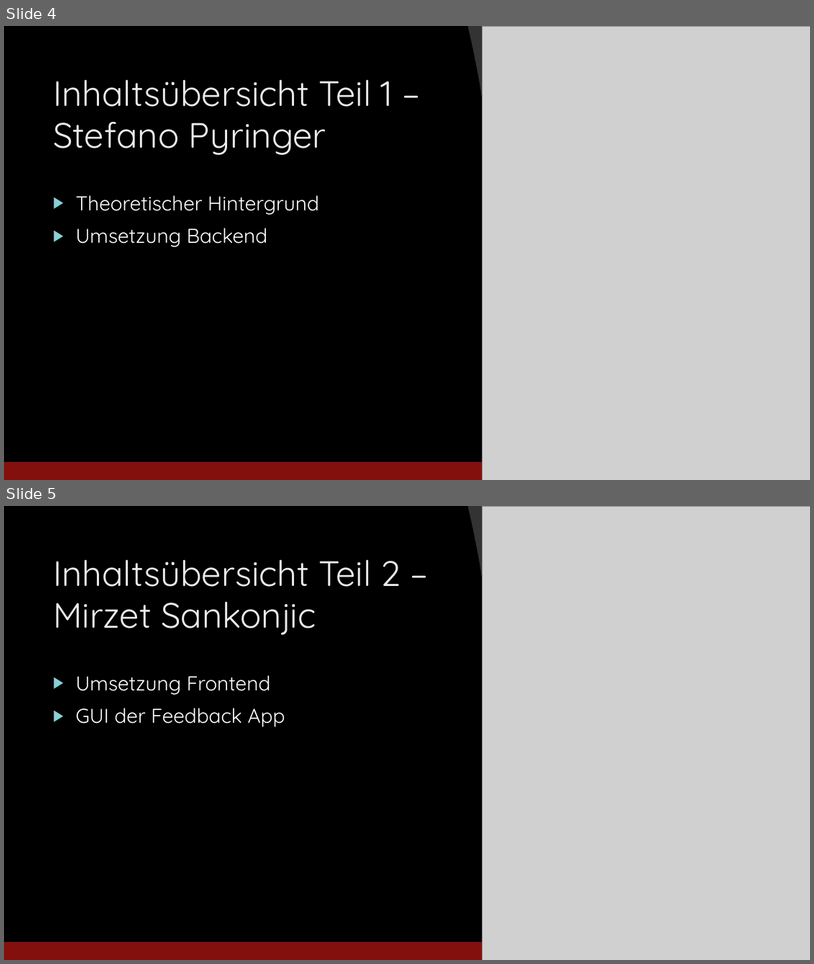
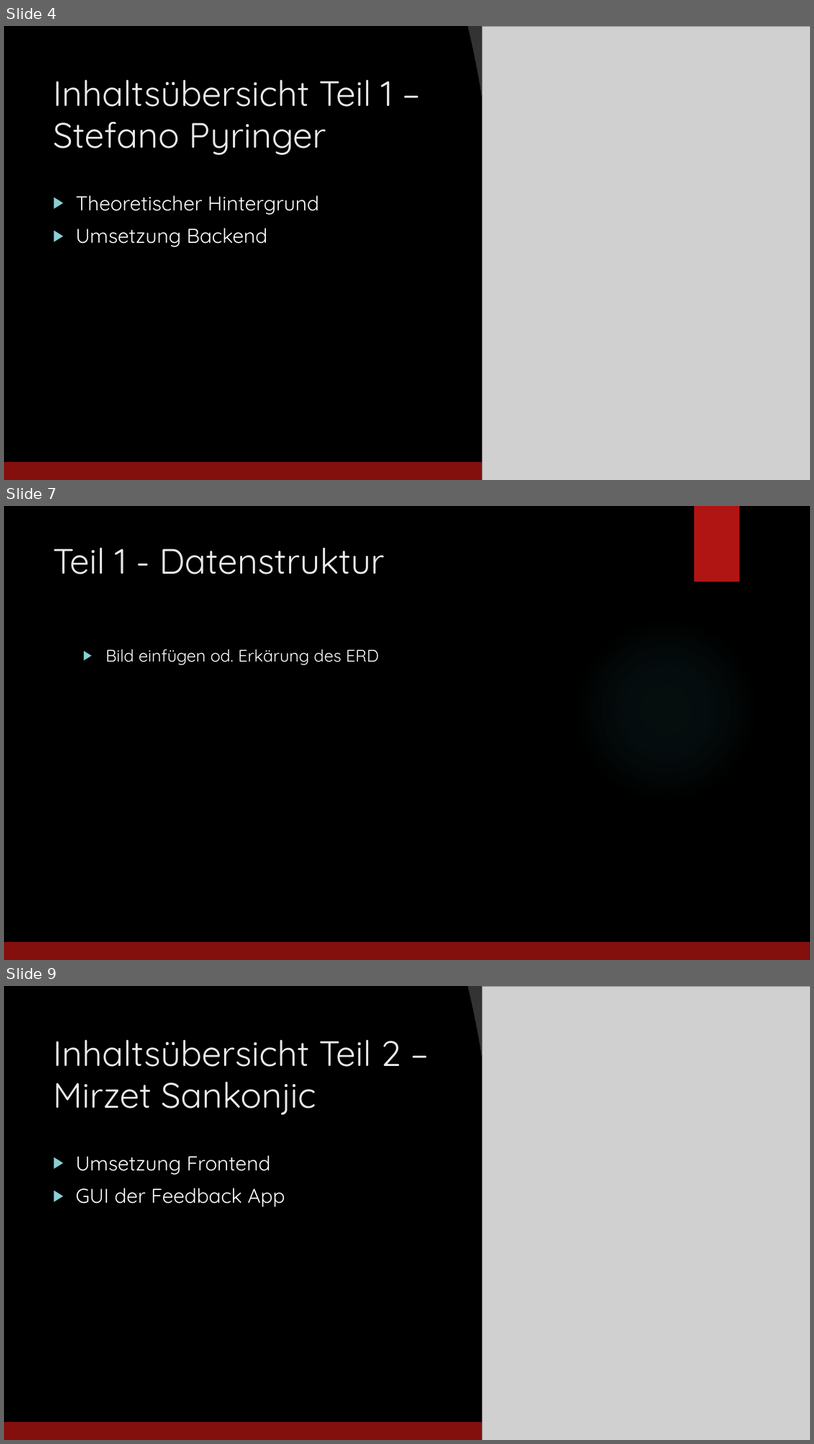
Before and after one commit to jfuerlinger/htl-da-2021_22-feedback-app, a slide deck: Praesentation/Praesentation_Diplomarbeit_FeedbackApp.pptx. Shown one above the other, each under a label of ours: slides 4 and 5 before the commit, slides 4, 7 and 9 after it; the slides between them are not shown. The pictures are 814x964 and 814x1444 pixels, drawn with LibreOffice and Linux fonts; fonts in the diff are those of the drawing; grey boxes stand for pictures; background and template pictures are left out. Boxes give left, top, right and bottom in pixels: in the first picture for what was removed or moved away, otherwise in the second. Text is boxed around its words. In the diff, an @@ line names an element or a change of style, - is before the commit and + after.

```diff
--- a/Praesentation/Praesentation_Diplomarbeit_FeedbackApp.pptx
+++ b/Praesentation/Praesentation_Diplomarbeit_FeedbackApp.pptx
@@ slide 7 added at [4,506,810,960], background picture (left out); not listed: 2 template elements that a slide beside it also shows @@
@@ title added at [53,547,385,574], 42 pt, text #EBEBEB @@
+Teil 1 - Datenstruktur
@@ ellipse added at [574,617,759,803], fill gradient #50B9C1 @@
@@ text added at [106,649,379,665], 20 pt, text #FFFFFF @@
+▶ Bild einfügen od. Erkärung des ERD
@@ what was slide 5 is now slide 9 @@
```
Also in this commit, not shown: 3 other slides added.
